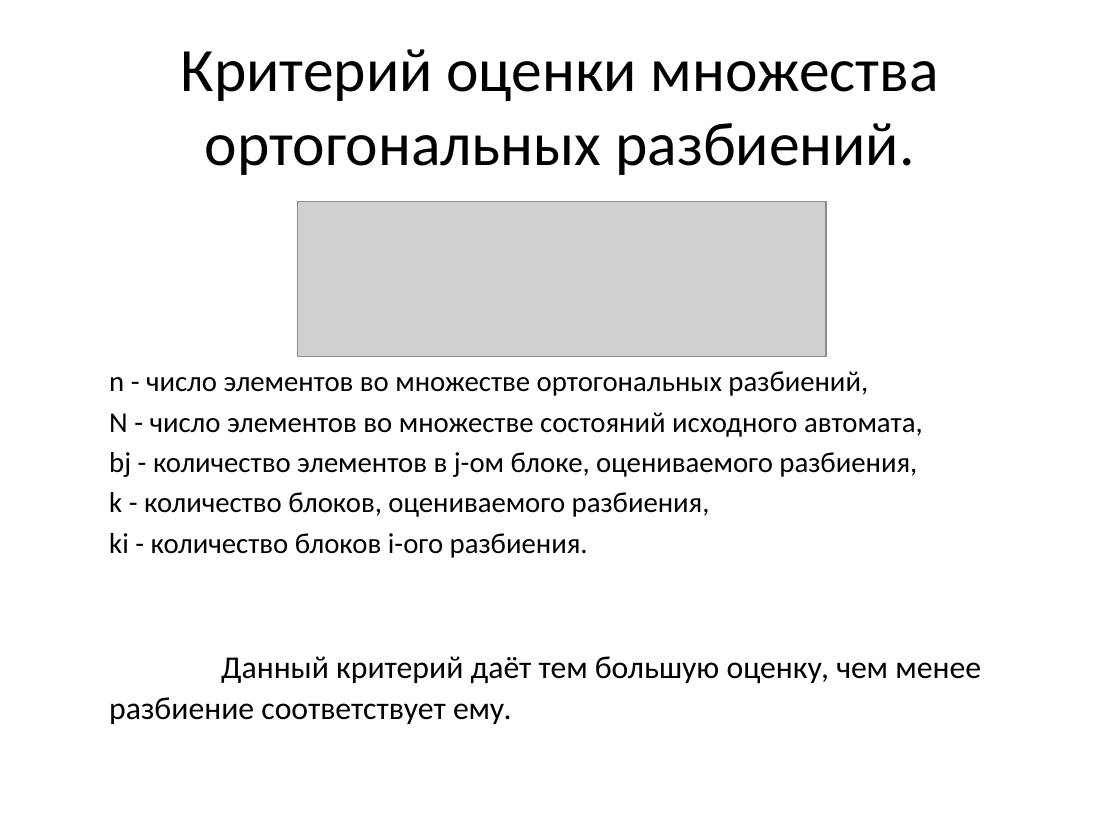
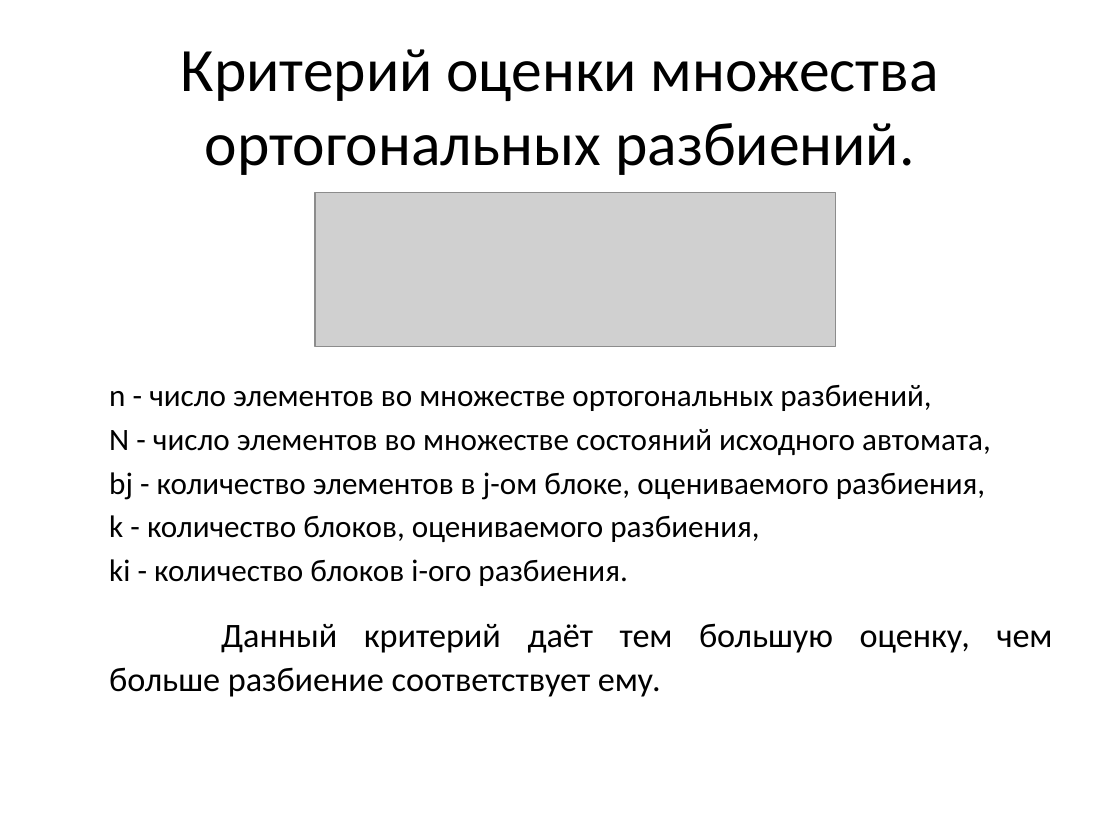
Before and after one commit to erad888/fsm-decompose, a slide deck: slide 8 of Презентация.pptx. Drawn at 1120x840 pixels with LibreOffice and Linux fonts; fonts in the diff are those of the drawing; grey boxes stand for pictures. Boxes give left, top, right and bottom in pixels: in the first picture for what was removed or moved away, otherwise in the second. Text is boxed around its words. In the diff, an @@ line names an element or a change of style, - is before the commit and + after.

```diff
--- a/Презентация.pptx
+++ b/Презентация.pptx
@@ picture: place and size @@
-picture at bbox=[298, 202, 827, 357]
+picture at bbox=[315, 193, 836, 347]
@@ text at bbox=[109, 385, 991, 586]: size 18.5 to 20 pt in "n - число элементов во множестве ортогональных ...", "N - число элементов во множестве состояний ...", "bj - количество элементов в j-ом блоке, ...", "k - количество блоков, оцениваемого разбиения," and 1 more places @@
@@ text at bbox=[109, 623, 1053, 697]: text changed; size 20.4 to 22 pt @@
-Данный критерий даёт тем большую оценку, чем менее разбиение соответствует ему.
+Данный критерий даёт тем большую оценку, чем больше разбиение соответствует ему.
```
Also in this commit, not shown: 2 other slides changed, 4 other files.
